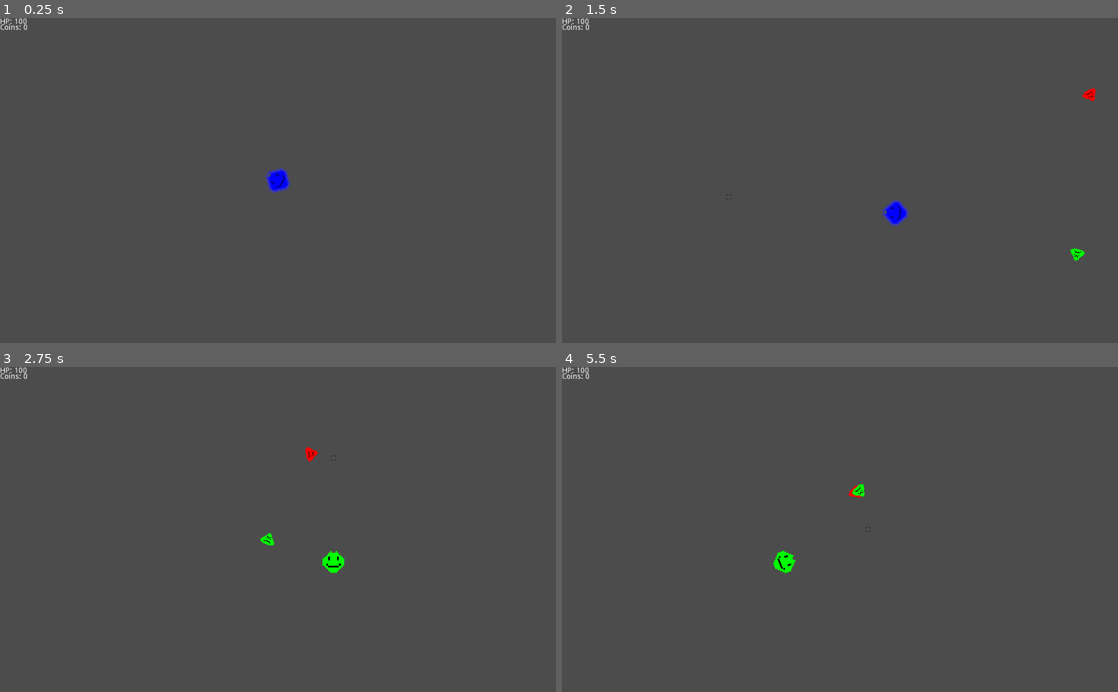
Above: before the commit, frames 1-4 (two rows, left to right).
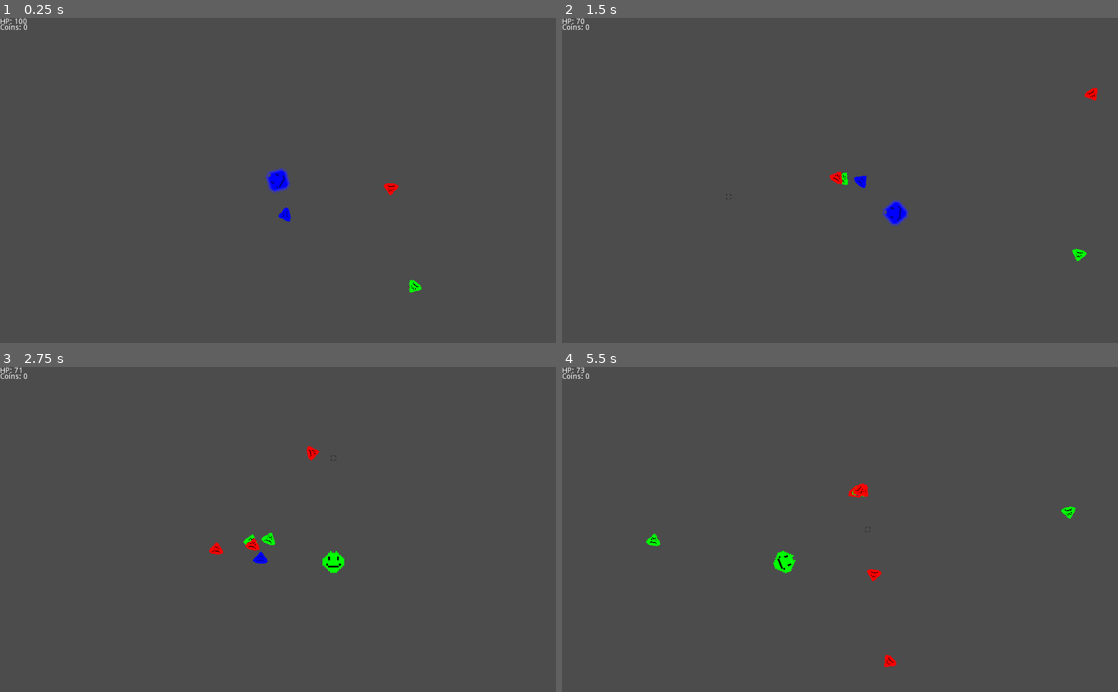
Above: after the commit, the same moments.

Repository: JuanG10/boss
Game: Godot game, scene res://proof of concept.tscn
The game is run twice, just before and just after one commit, with the same random seed, the same clock (stepped at 60 frames per second) and the same inputs.
Inputs (mouse positions are in pixels of both pictures, inside the frame that each line leads up to):
- Up to frame 1 (0.25 s): no input
- Up to frame 2 (1.5 s): tap Enter (ui_accept) at 0.5, 0.77 s; move the mouse to (962, 164) at 0.52 s; hold D (right) 0.53-1.28 s; tap E (next_color) at 0.6 s; move the mouse to (728, 196) at 1.27 s; hold S (down) from 1.28 s (still down); tap Q (previous_color) at 1.35 s
- Up to frame 3 (2.75 s): tap Enter (ui_accept) at 1.52 s; move the mouse to (333, 458) at 2.02 s; release S (down) at 2.03 s; hold D (right) from 2.03 s (still down); tap E (next_color) at 2.1 s
- Up to frame 4 (5.5 s): move the mouse to (812, 594) at 2.77 s; release D (right) at 2.78 s; hold W (up) 2.78-3.53 s; tap Q (previous_color) at 2.85, 4.35 s; tap Enter (ui_accept) at 3.02, 3.77, 4.52 s; move the mouse to (1006, 578) at 3.52 s; hold A (left) 3.53-5.03 s; tap E (next_color) at 3.6, 5.1 s; move the mouse to (673, 480) at 4.27 s; move the mouse to (867, 529) at 5.02 s; hold S (down) from 5.03 s (still down)

The runs differ from the first frame. In frame 1, 0.2% of the frame differs, in the area x 50-76%, y 50-85%; in frame 2, 0.3%; in frame 3, 0.3%; in frame 4, 0.4%, in the area x 2-93%, y 0-93%.

Commit message:
cambiado un detalle minimo

Diff:
--- a/main.gd
+++ b/main.gd
@@ -13,10 +13,9 @@
 	timer.set_one_shot(true)
 	timer.set_wait_time(5)
 	add_child(timer)
-	spawnMelee(2)
 
 func _process(_delta):
-	if timer.is_stopped() and not timer.is_stopped():
+	if timer.is_stopped():
 		timer.start()
 		if points < 100:
 			spawnMelee(6)
